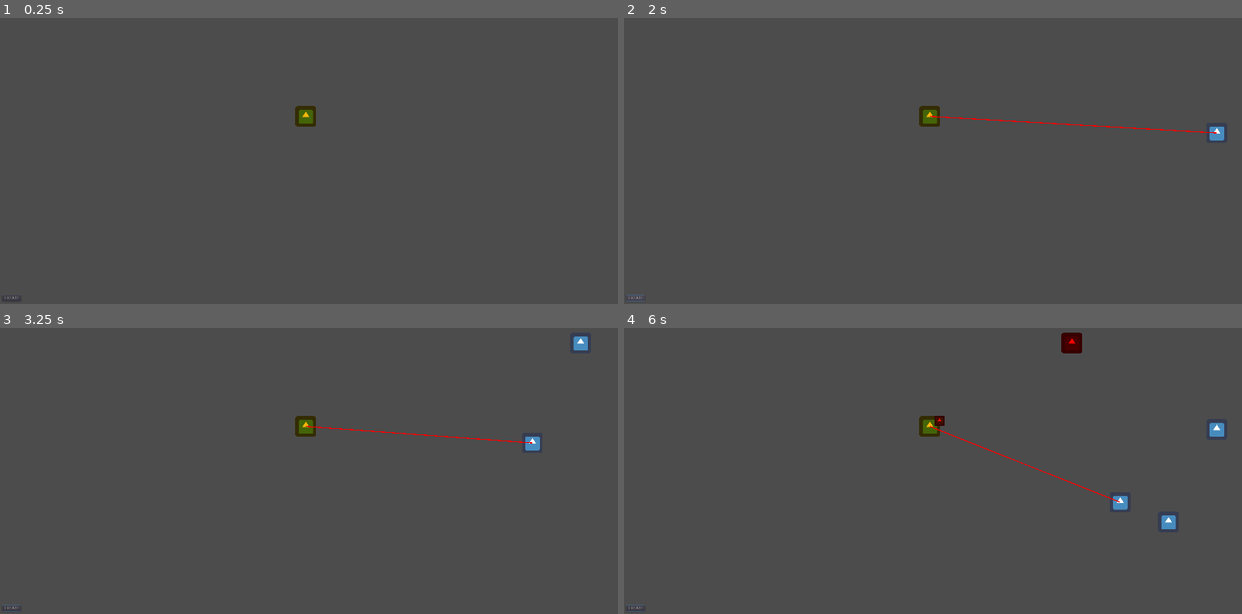
Above: before the commit, frames 1-4 (two rows, left to right).
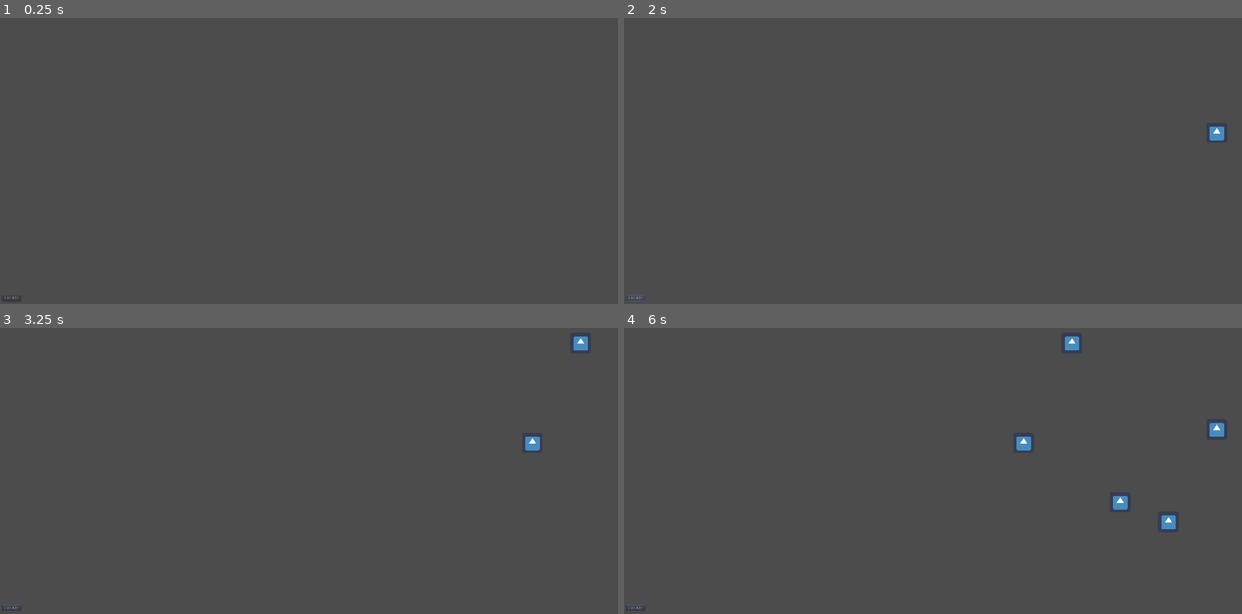
Above: after the commit, the same moments.

Repository: moisesjbc/info-harvest
Game: Godot game, scene res://gameplay/main/main.tscn
Same seed, same stepped clock (60 frames per second), same inputs: the game is played once before the commit and once after it. The engine's default icon, where the game draws it, is replaced by a stand-in: a white triangle on a blue panel in a dark square.
Inputs (mouse positions are in pixels of both pictures, inside the frame that each line leads up to):
- Up to frame 1 (0.25 s): no input
- Up to frame 2 (2 s): click "CREATE" at 0.5 s; click "CREATE" at 1.25 s
- Up to frame 3 (3.25 s): click "CREATE" at 2 s; move the mouse to (444, 422) at 2.77 s; click (444, 422) at 2.92 s
- Up to frame 4 (6 s): move the mouse to (809, 456) at 3.52 s; click (809, 456) at 3.67 s; move the mouse to (994, 365) at 4.27 s; click (994, 365) at 4.42 s; move the mouse to (902, 511) at 5.02 s; click (902, 511) at 5.17 s; move the mouse to (1118, 493) at 5.77 s; click (1118, 493) at 5.92 s

The runs differ from the first frame. In frame 1, 0.2% of the frame differs, in the area x 47-52%, y 30-39%; in frame 2, 0.4%; in frame 3, 0.4%; in frame 4, 0.7%, in the area x 47-81%, y 1-61%.

Commit message:
Display influence areas while positioning new data filter

Diff:
--- a/godot-project/gameplay/data_filter/data_filter.gd
+++ b/godot-project/gameplay/data_filter/data_filter.gd
@@ -36,8 +36,9 @@
 
 
 func _draw():
-	if target_data:
-		draw_line(get_parent().position, to_local(target_data.global_position), Color.red, 3.0)
+	if active:
+		if target_data:
+			draw_line(get_parent().position, to_local(target_data.global_position), Color.red, 3.0)
 
 
 func shoot(shoot_target_data):
@@ -45,3 +46,7 @@
 	bullet.target_data = shoot_target_data
 	add_child(bullet)
 	bullet.global_position = global_position
+
+
+func display_influence_area(display_influence_area):
+	$influence_circle.visible = display_influence_area
--- a/godot-project/gameplay/data_filter/data_filter.tscn
+++ b/godot-project/gameplay/data_filter/data_filter.tscn
@@ -1,10 +1,11 @@
-[gd_scene load_steps=4 format=2]
+[gd_scene load_steps=5 format=2]
 
 [ext_resource path="res://icon.png" type="Texture" id=1]
 [ext_resource path="res://gameplay/data_filter/data_filter.gd" type="Script" id=2]
+[ext_resource path="res://gameplay/data_filter/influence_circle.png" type="Texture" id=3]
 
 [sub_resource type="CircleShape2D" id=1]
-radius = 878.185
+radius = 242.349
 
 [node name="data_filter" type="Sprite"]
 modulate = Color( 0.964706, 0.713726, 0.0470588, 1 )
@@ -16,5 +17,11 @@
 [node name="collider" type="CollisionShape2D" parent="influence_area"]
 shape = SubResource( 1 )
 
+[node name="influence_circle" type="Sprite" parent="."]
+visible = false
+position = Vector2( 0.5, 0 )
+scale = Vector2( 5.4, 5.4 )
+texture = ExtResource( 3 )
+
 [connection signal="body_entered" from="influence_area" to="." method="_on_influence_area_body_entered"]
 [connection signal="body_exited" from="influence_area" to="." method="_on_influence_area_body_exited"]
--- a/godot-project/gameplay/data_filters/data_filters.gd
+++ b/godot-project/gameplay/data_filters/data_filters.gd
@@ -7,13 +7,14 @@
 
 func _process(delta):
 	if new_data_filter:
+		display_influence_areas(true)
 		new_data_filter.global_position = get_global_mouse_position()
 		new_data_filter_valid_position = (new_data_filter.global_position.distance_to($gui/creation_button.rect_global_position) >= 100)
 
 		if not new_data_filter_valid_position:
 			new_data_filter.modulate = Color.red
 		else:
-			new_data_filter.modulate = Color.white
+			new_data_filter.modulate = Color.orange
 
 
 func _input(event):
@@ -23,11 +24,17 @@
 			new_data_filter = null
 		else:
 			new_data_filter.queue_free()
-			new_data_filter = null
+		new_data_filter = null
+		display_influence_areas(false)
 
 
 func _on_creation_button_button_down():
 	new_data_filter = data_filter_scene.instance()
-	add_child(new_data_filter)
+	$data_filters.add_child(new_data_filter)
 	new_data_filter.global_position = get_global_mouse_position()
 	new_data_filter.active = false
+
+
+func display_influence_areas(display):
+	for data_filter in $data_filters.get_children():
+		data_filter.display_influence_area(display)
--- a/godot-project/gameplay/data_filters/data_filters.tscn
+++ b/godot-project/gameplay/data_filters/data_filters.tscn
@@ -18,4 +18,6 @@
 margin_bottom = 1072.0
 text = "CREATE"
 
+[node name="data_filters" type="Node2D" parent="."]
+
 [connection signal="button_down" from="gui/creation_button" to="." method="_on_creation_button_button_down"]
--- a/godot-project/gameplay/main/main.tscn
+++ b/godot-project/gameplay/main/main.tscn
@@ -1,6 +1,5 @@
-[gd_scene load_steps=4 format=2]
+[gd_scene load_steps=3 format=2]
 
-[ext_resource path="res://gameplay/data_filter/data_filter.tscn" type="PackedScene" id=1]
 [ext_resource path="res://gameplay/data_spawn/data_spawn.tscn" type="PackedScene" id=2]
 [ext_resource path="res://gameplay/data_filters/data_filters.tscn" type="PackedScene" id=4]
 
@@ -8,7 +7,4 @@
 
 [node name="data_spawn" parent="." instance=ExtResource( 2 )]
 
-[node name="data_filter" parent="." instance=ExtResource( 1 )]
-position = Vector2( 950, 496 )
-
 [node name="data_filters" parent="." instance=ExtResource( 4 )]
Binary file added: godot-project/gameplay/data_filter/influence_circle.png
Not shown, added: godot-project/gameplay/data_filter/influence_circle.png.import
Not shown, added: design/influence_circle/influence_circle.xcf
